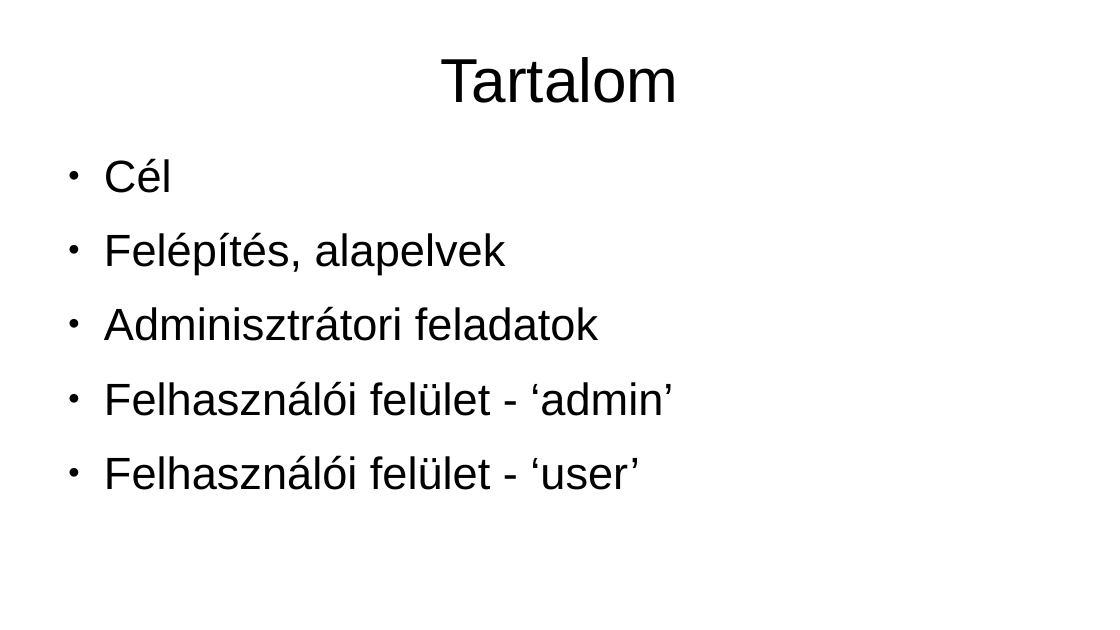
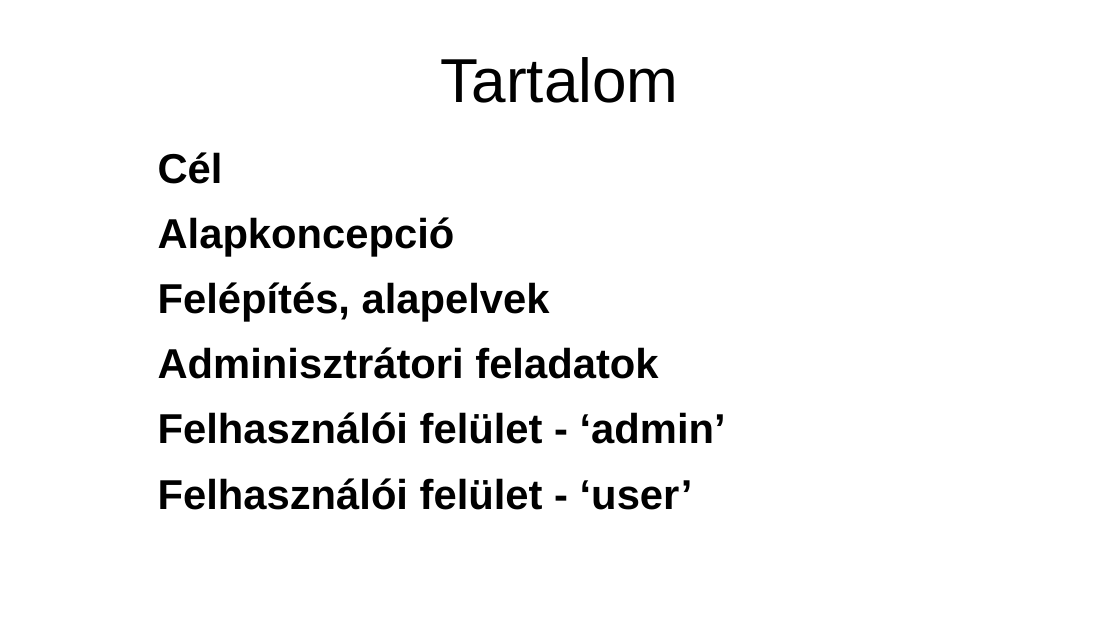
Before and after one commit to dfajtai/exam_register, a slide deck: slide 2 of src/online_event_recorder/howto/exam_register_manual_v0_20240305.odp. Drawn at 1120x630 pixels with LibreOffice and Linux fonts; fonts in the diff are those of the drawing. Boxes give left, top, right and bottom in pixels: in the first picture for what was removed or moved away, otherwise in the second. Text is boxed around its words. In the diff, an @@ line names an element or a change of style, - is before the commit and + after.

```diff
--- a/src/online_event_recorder/howto/exam_register_manual_v0_20240305.odp
+++ b/src/online_event_recorder/howto/exam_register_manual_v0_20240305.odp
@@ text at (158, 152, 726, 510): size 32 to 29.6 pt, bold on in "Cél", "Felépítés, alapelvek", "Adminisztrátori feladatok", "Felhasználói felület - ‘admin’" and 1 more places; bullet ● to none; line spacing 1 to 0.9 @@
@@ text at (158, 217, 455, 257): paragraph added @@
+Alapkoncepció
```
Also in this commit, not shown: 5 other slides changed, 17 slides added, 2 slides removed, 4 other files.
